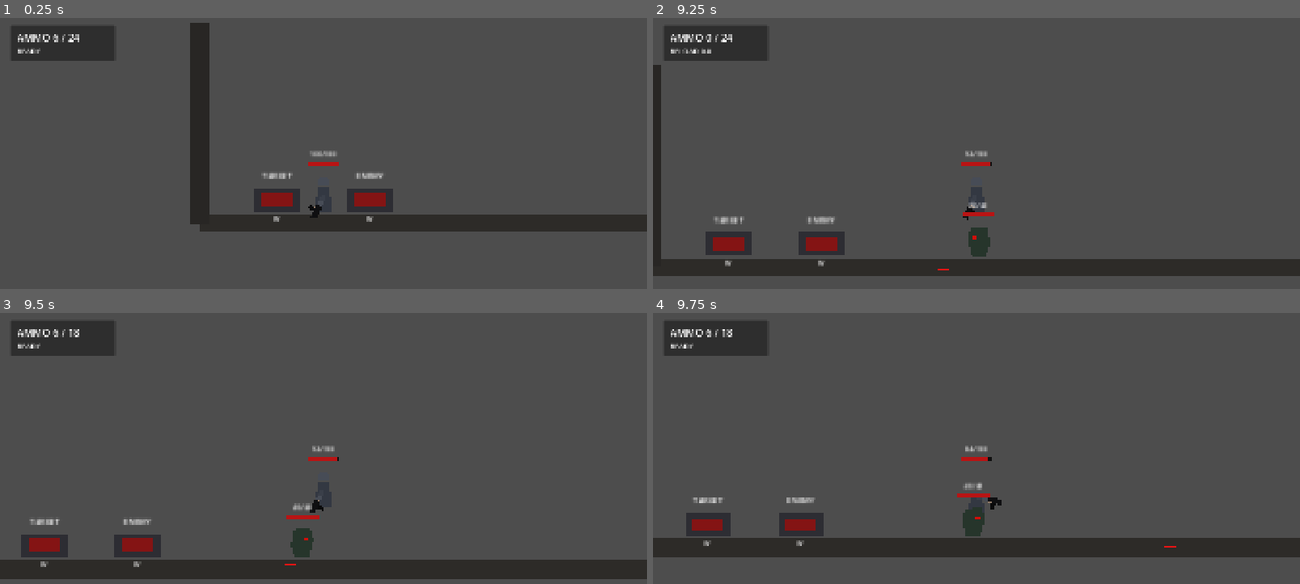
Above: before the commit, frames 1-4 (two rows, left to right).
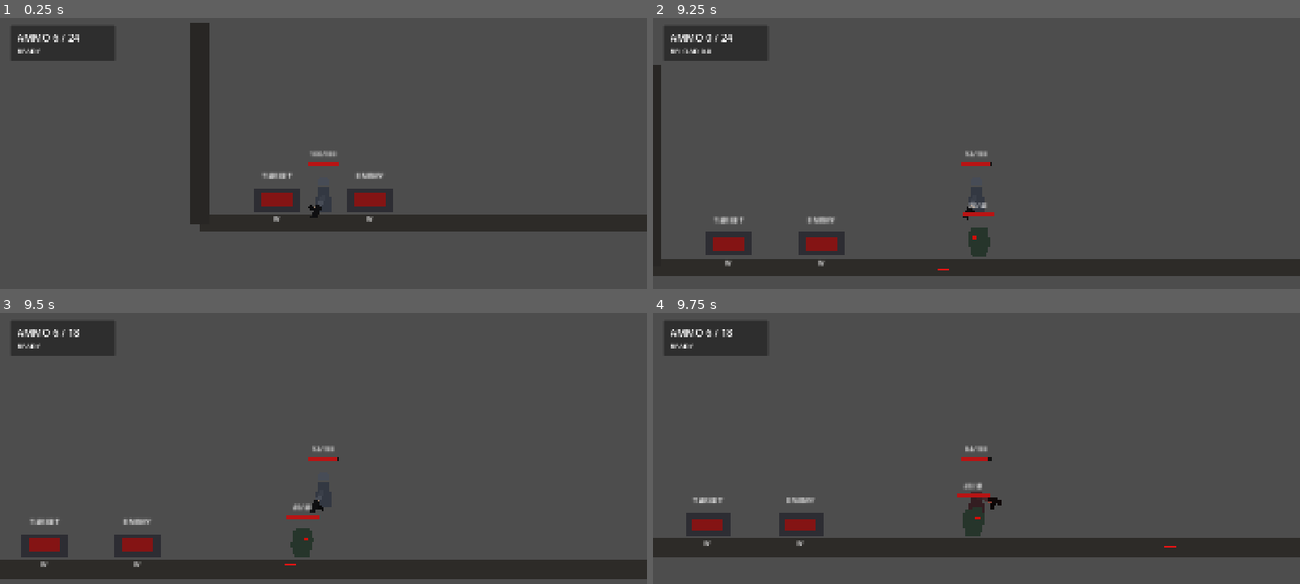
Above: after the commit, the same moments.

Repository: YuiTatsuki1011/projekt-black
Game: Godot game, scene res://scenes/levels/test_level.tscn
Same seed, same stepped clock (60 frames per second), same inputs: the game is played once before the commit and once after it.
Inputs (mouse positions are in pixels of both pictures, inside the frame that each line leads up to):
- Up to frame 1 (0.25 s): no input
- Up to frame 2 (9.25 s): tap Enter at 0.5 s; move the mouse to (1118, 177) at 0.52 s; hold S (crouch) 0.53-1.28 s; hold D (move_right) 0.53-2.03 s; tap Space (jump) at 0.77, 1.52, 3.02, 3.77, 4.52, 6.02, 6.77, 7.52, 9.02 s; move the mouse to (847, 215) at 1.27 s; click (847, 215) at 1.35 s; move the mouse to (1041, 115) at 2.02 s; hold A (move_left) 2.03-2.78 s; tap W (interact) every 2.25 s from 2.1 to 8.85 s; move the mouse to (944, 270) at 2.77 s; hold D (move_right) 2.78-4.28 s; tap S (crouch) at 2.85, 7.35 s; move the mouse to (1170, 251) at 3.52 s; press the mouse at (1170, 251) at 3.53 s; move the mouse to (782, 142) at 4.27 s; release the mouse at (782, 142) at 4.28 s; hold A (move_left) 4.28-5.03 s; move the mouse to (1008, 196) at 5.02 s; hold D (move_right) 5.03-5.78 s; hold S (crouch) 5.03-5.78 s; move the mouse to (879, 104) at 5.77 s; hold A (move_left) 5.78-7.28 s; click (879, 104) at 5.85 s; move the mouse to (1118, 177) at 6.52 s; move the mouse to (847, 215) at 7.27 s; hold D (move_right) from 7.28 s (still down); move the mouse to (1041, 115) at 8.02 s; press the mouse at (1041, 115) at 8.03 s; move the mouse to (944, 270) at 8.77 s; release the mouse at (944, 270) at 8.78 s
- Up to frame 3 (9.5 s): keep holding D (move_right)
- Up to frame 4 (9.75 s): move the mouse to (1170, 546) at 9.52 s; release D (move_right) at 9.53 s; hold A (move_left) from 9.53 s (still down); hold S (crouch) from 9.53 s (still down)

Frames 1-3 are identical in both runs. In frame 4, 0.1% of the frame differs, in the area x 48-53%, y 65-74%.

Commit message:
Add combat hit feedback

Diff:
--- a/scenes/enemies/approach_enemy.tscn
+++ b/scenes/enemies/approach_enemy.tscn
@@ -1,8 +1,10 @@
-[gd_scene load_steps=6 format=3]
+[gd_scene load_steps=8 format=3]
 
 [ext_resource type="Script" path="res://scripts/enemies/approach_enemy.gd" id="1_approach_enemy"]
 [ext_resource type="Script" path="res://scripts/combat/health.gd" id="2_health"]
 [ext_resource type="PackedScene" path="res://scenes/ui/health_indicator.tscn" id="3_health_indicator"]
+[ext_resource type="PackedScene" path="res://scenes/vfx/hit_burst.tscn" id="4_hit_burst"]
+[ext_resource type="PackedScene" path="res://scenes/vfx/death_burst.tscn" id="5_death_burst"]
 
 [sub_resource type="RectangleShape2D" id="RectangleShape2D_body"]
 size = Vector2(22, 38)
@@ -14,6 +16,8 @@
 collision_layer = 8
 collision_mask = 3
 script = ExtResource("1_approach_enemy")
+hit_vfx_scene = ExtResource("4_hit_burst")
+death_vfx_scene = ExtResource("5_death_burst")
 
 [node name="CollisionShape2D" type="CollisionShape2D" parent="."]
 position = Vector2(0, -19)
--- a/scenes/enemies/training_target.tscn
+++ b/scenes/enemies/training_target.tscn
@@ -1,8 +1,10 @@
-[gd_scene load_steps=5 format=3]
+[gd_scene load_steps=7 format=3]
 
 [ext_resource type="Script" path="res://scripts/enemies/training_target.gd" id="1_training_target"]
 [ext_resource type="Script" path="res://scripts/combat/health.gd" id="2_health"]
 [ext_resource type="PackedScene" path="res://scenes/ui/health_indicator.tscn" id="3_health_indicator"]
+[ext_resource type="PackedScene" path="res://scenes/vfx/hit_burst.tscn" id="4_hit_burst"]
+[ext_resource type="PackedScene" path="res://scenes/vfx/death_burst.tscn" id="5_death_burst"]
 
 [sub_resource type="RectangleShape2D" id="RectangleShape2D_target"]
 size = Vector2(24, 48)
@@ -11,6 +13,8 @@
 collision_layer = 8
 collision_mask = 1
 script = ExtResource("1_training_target")
+hit_vfx_scene = ExtResource("4_hit_burst")
+death_vfx_scene = ExtResource("5_death_burst")
 
 [node name="CollisionShape2D" type="CollisionShape2D" parent="."]
 position = Vector2(0, -24)
--- /dev/null
+++ b/scenes/vfx/death_burst.tscn
@@ -0,0 +1,13 @@
+[gd_scene load_steps=2 format=3]
+
+[ext_resource type="Script" path="res://scripts/combat/burst_vfx.gd" id="1_burst_vfx"]
+
+[node name="DeathBurst" type="Node2D"]
+script = ExtResource("1_burst_vfx")
+particle_count = 22
+min_speed = 60.0
+max_speed = 185.0
+lifetime = 0.58
+particle_size = Vector2(3, 3)
+burst_color = Color(0.68, 0.01, 0.015, 1)
+gravity = 125.0
--- /dev/null
+++ b/scenes/vfx/hit_burst.tscn
@@ -0,0 +1,13 @@
+[gd_scene load_steps=2 format=3]
+
+[ext_resource type="Script" path="res://scripts/combat/burst_vfx.gd" id="1_burst_vfx"]
+
+[node name="HitBurst" type="Node2D"]
+script = ExtResource("1_burst_vfx")
+particle_count = 8
+min_speed = 35.0
+max_speed = 105.0
+lifetime = 0.28
+particle_size = Vector2(2, 2)
+burst_color = Color(0.82, 0.02, 0.02, 1)
+gravity = 75.0
--- /dev/null
+++ b/scripts/combat/burst_vfx.gd
@@ -0,0 +1,47 @@
+extends Node2D
+class_name BurstVfx
+
+@export var particle_count: int = 10
+@export var min_speed: float = 40.0
+@export var max_speed: float = 120.0
+@export var lifetime: float = 0.35
+@export var particle_size: Vector2 = Vector2(3, 3)
+@export var burst_color: Color = Color(0.72, 0.02, 0.02, 1.0)
+@export var gravity: float = 90.0
+
+var _particles: Array[ColorRect] = []
+var _velocities: Array[Vector2] = []
+var _age: float = 0.0
+
+
+func _ready() -> void:
+	for index in particle_count:
+		var particle := ColorRect.new()
+		particle.color = burst_color
+		particle.size = particle_size
+		particle.position = -particle_size * 0.5
+		particle.rotation = randf_range(-PI, PI)
+		add_child(particle)
+
+		var angle := randf_range(-PI, PI)
+		var speed := randf_range(min_speed, max_speed)
+		_particles.append(particle)
+		_velocities.append(Vector2.RIGHT.rotated(angle) * speed)
+
+
+func _process(delta: float) -> void:
+	_age += delta
+	var life_ratio := clampf(_age / lifetime, 0.0, 1.0)
+	var alpha := 1.0 - life_ratio
+
+	for index in _particles.size():
+		var particle := _particles[index]
+		var velocity := _velocities[index]
+		velocity.y += gravity * delta
+		_velocities[index] = velocity
+		particle.position += velocity * delta
+		particle.rotation += delta * 9.0
+		particle.modulate.a = alpha
+
+	if _age >= lifetime:
+		queue_free()
--- a/scripts/combat/health.gd
+++ b/scripts/combat/health.gd
@@ -2,6 +2,7 @@
 class_name Health
 
 signal health_changed(current_health: int, max_health: int)
+signal damaged(amount: int, current_health: int, max_health: int)
 signal died
 
 @export var max_health: int = 100
@@ -22,6 +23,7 @@
 
 	current_health = maxi(current_health - amount, 0)
 	health_changed.emit(current_health, max_health)
+	damaged.emit(amount, current_health, max_health)
 
 	if current_health <= 0:
 		is_dead = true
--- a/scripts/combat/projectile.gd
+++ b/scripts/combat/projectile.gd
@@ -31,6 +31,8 @@
 func _on_body_entered(_body: Node) -> void:
 	var health: Node = _find_health(_body)
 	if health != null:
+		if _body.has_method("apply_hit_reaction"):
+			_body.call("apply_hit_reaction", _velocity.normalized(), damage, global_position)
 		health.apply_damage(damage)
 
 	queue_free()
--- a/scripts/enemies/approach_enemy.gd
+++ b/scripts/enemies/approach_enemy.gd
@@ -4,9 +4,15 @@
 @export var move_speed: float = 42.0
 @export var contact_damage: int = 8
 @export var contact_interval: float = 0.9
+@export var hit_vfx_scene: PackedScene
+@export var death_vfx_scene: PackedScene
+@export var knockback_strength: float = 115.0
+@export var knockback_recovery: float = 420.0
+@export var hit_flash_time: float = 0.08
 
 @onready var health: Node = $Health
 @onready var body_visual: Polygon2D = $BodyVisual
+@onready var eye_visual: Polygon2D = $BodyVisual/Eye
 @onready var damage_area: Area2D = $DamageArea
 
 var _gravity: float = 980.0
@@ -14,12 +20,19 @@
 var _damage_cooldown: float = 0.0
 var _overlapping_bodies: Array[Node] = []
 var _is_dead: bool = false
+var _knockback_velocity: Vector2 = Vector2.ZERO
+var _base_body_color: Color
+var _base_eye_color: Color
+var _flash_tween: Tween
 
 
 func _ready() -> void:
 	if ProjectSettings.has_setting("physics/2d/default_gravity"):
 		_gravity = float(ProjectSettings.get_setting("physics/2d/default_gravity"))
 
+	_base_body_color = body_visual.color
+	_base_eye_color = eye_visual.color
+	health.damaged.connect(_on_damaged)
 	health.died.connect(_on_died)
 	damage_area.body_entered.connect(_on_damage_area_body_entered)
 	damage_area.body_exited.connect(_on_damage_area_body_exited)
@@ -40,14 +53,24 @@
 	elif velocity.y > 0.0:
 		velocity.y = 0.0
 
-	velocity.x = 0.0
+	velocity.x = _knockback_velocity.x
 	if _target != null:
 		var direction_x: float = signf(_target.global_position.x - global_position.x)
-		velocity.x = direction_x * move_speed
+		velocity.x += direction_x * move_speed
 		if absf(direction_x) > 0.0:
 			body_visual.scale.x = direction_x
 
+	_knockback_velocity = _knockback_velocity.move_toward(Vector2.ZERO, knockback_recovery * delta)
 	move_and_slide()
+
+
+func apply_hit_reaction(direction: Vector2, _damage: int, hit_position: Vector2) -> void:
+	var knockback_direction := direction.normalized()
+	if knockback_direction == Vector2.ZERO:
+		knockback_direction = Vector2.RIGHT
+	_knockback_velocity = knockback_direction * knockback_strength
+	_spawn_vfx(hit_vfx_scene, hit_position)
+	_flash()
 
 
 func _update_contact_damage(delta: float) -> void:
@@ -79,9 +102,39 @@
 	_overlapping_bodies.erase(body)
 
 
+func _on_damaged(_amount: int, _current_health: int, _max_health: int) -> void:
+	_flash()
+
+
 func _on_died() -> void:
 	_is_dead = true
 	collision_layer = 0
 	collision_mask = 0
 	damage_area.monitoring = false
+	_spawn_vfx(death_vfx_scene, global_position + Vector2(0, -20))
 	queue_free()
+
+
+func _flash() -> void:
+	if _flash_tween != null:
+		_flash_tween.kill()
+
+	body_visual.color = Color(0.95, 0.82, 0.72, 1.0)
+	eye_visual.color = Color.WHITE
+	_flash_tween = create_tween()
+	_flash_tween.tween_property(body_visual, "color", _base_body_color, hit_flash_time)
+	_flash_tween.parallel().tween_property(eye_visual, "color", _base_eye_color, hit_flash_time)
+
+
+func _spawn_vfx(vfx_scene: PackedScene, spawn_position: Vector2) -> void:
+	if vfx_scene == null:
+		return
+
+	var vfx := vfx_scene.instantiate()
+	var vfx_parent := get_tree().current_scene
+	if vfx_parent == null:
+		vfx_parent = get_tree().root
+	vfx_parent.add_child(vfx)
+	if vfx is Node2D:
+		var vfx_2d := vfx as Node2D
+		vfx_2d.global_position = spawn_position
--- a/scripts/enemies/training_target.gd
+++ b/scripts/enemies/training_target.gd
@@ -1,12 +1,60 @@
 extends StaticBody2D
 class_name TrainingTarget
 
+@export var hit_vfx_scene: PackedScene
+@export var death_vfx_scene: PackedScene
+@export var hit_flash_time: float = 0.08
+
 @onready var health: Node = $Health
+@onready var body_visual: Polygon2D = $BodyVisual
+@onready var mark_visual: Polygon2D = $Mark
+
+var _base_body_color: Color
+var _base_mark_color: Color
+var _flash_tween: Tween
 
 
 func _ready() -> void:
+	_base_body_color = body_visual.color
+	_base_mark_color = mark_visual.color
+	health.damaged.connect(_on_damaged)
 	health.died.connect(_on_died)
 
 
+func apply_hit_reaction(_direction: Vector2, _damage: int, hit_position: Vector2) -> void:
+	_spawn_vfx(hit_vfx_scene, hit_position)
+	_flash()
+
+
+func _on_damaged(_amount: int, _current_health: int, _max_health: int) -> void:
+	_flash()
+
+
 func _on_died() -> void:
+	_spawn_vfx(death_vfx_scene, global_position + Vector2(0, -24))
 	queue_free()
+
+
+func _flash() -> void:
+	if _flash_tween != null:
+		_flash_tween.kill()
+
+	body_visual.color = Color(1.0, 0.78, 0.72, 1.0)
+	mark_visual.color = Color.WHITE
+	_flash_tween = create_tween()
+	_flash_tween.tween_property(body_visual, "color", _base_body_color, hit_flash_time)
+	_flash_tween.parallel().tween_property(mark_visual, "color", _base_mark_color, hit_flash_time)
+
+
+func _spawn_vfx(vfx_scene: PackedScene, spawn_position: Vector2) -> void:
+	if vfx_scene == null:
+		return
+
+	var vfx := vfx_scene.instantiate()
+	var vfx_parent := get_tree().current_scene
+	if vfx_parent == null:
+		vfx_parent = get_tree().root
+	vfx_parent.add_child(vfx)
+	if vfx is Node2D:
+		var vfx_2d := vfx as Node2D
+		vfx_2d.global_position = spawn_position
--- a/scripts/player/player_controller.gd
+++ b/scripts/player/player_controller.gd
@@ -20,6 +20,7 @@
 @export var recoil_amount: float = 0.18
 @export var recoil_recovery_speed: float = 8.0
 @export var aim_flip_dead_zone: float = 12.0
+@export var damage_flash_time: float = 0.12
 @export var projectile_scene: PackedScene
 
 @onready var body_root: Node2D = $VisualRoot/BodyRoot
@@ -45,6 +46,7 @@
 var _facing: int = 1
 var _recoil: float = 0.0
 var _nearby_interactables: Array[Node2D] = []
+var _damage_flash_tween: Tween
 
 
 func _ready() -> void:
@@ -53,6 +55,7 @@
 	current_ammo = magazine_size
 	reserve_ammo = starting_reserve_ammo
 	_configure_aim_bones()
+	health.damaged.connect(_on_damaged)
 	health.died.connect(_on_died)
 	interaction_area.area_entered.connect(_on_interaction_area_entered)
 	interaction_area.area_exited.connect(_on_interaction_area_exited)
@@ -261,6 +264,9 @@
 	if health_node == null:
 		return false
 
+	if collider.has_method("apply_hit_reaction"):
+		var shot_direction := muzzle.global_transform.x.normalized()
+		collider.call("apply_hit_reaction", shot_direction, bullet_damage, result.get("position", muzzle.global_position))
 	health_node.apply_damage(bullet_damage)
 	return true
 
@@ -297,3 +303,17 @@
 	body_root.modulate = Color(0.35, 0.35, 0.35, 1.0)
 	arm_rig.visible = false
 	died.emit()
+
+
+func _on_damaged(_amount: int, _current_health: int, _max_health: int) -> void:
+	if _is_dead:
+		return
+
+	if _damage_flash_tween != null:
+		_damage_flash_tween.kill()
+
+	body_root.modulate = Color(1.0, 0.45, 0.42, 1.0)
+	arm_rig.modulate = Color(1.0, 0.45, 0.42, 1.0)
+	_damage_flash_tween = create_tween()
+	_damage_flash_tween.tween_property(body_root, "modulate", Color.WHITE, damage_flash_time)
+	_damage_flash_tween.parallel().tween_property(arm_rig, "modulate", Color.WHITE, damage_flash_time)
Not shown, changed: docs/ARCHITECTURE.md
Not shown, changed: docs/HANDOFF.md
